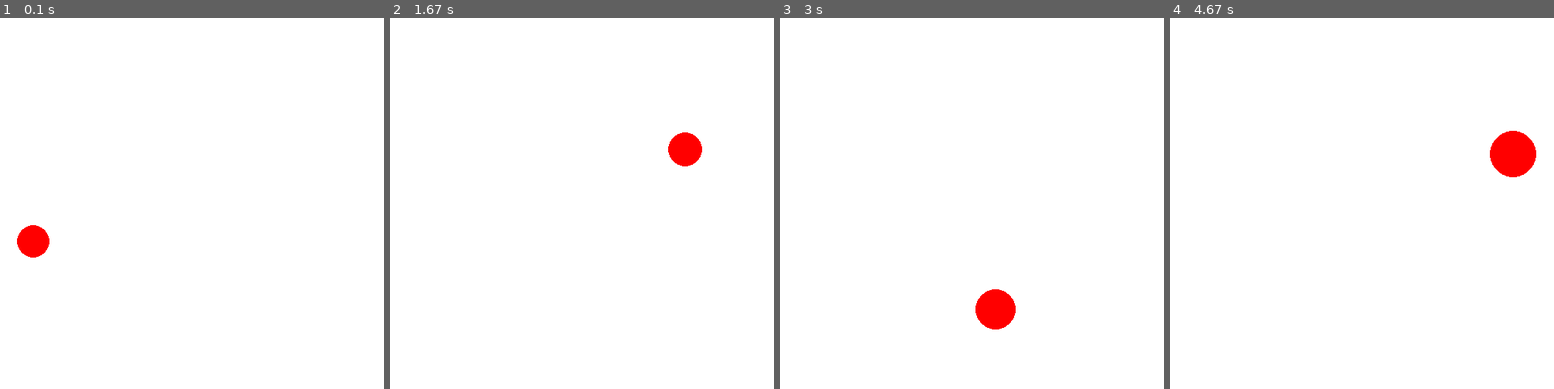
Above: before the commit, frames 1-4 (left to right).
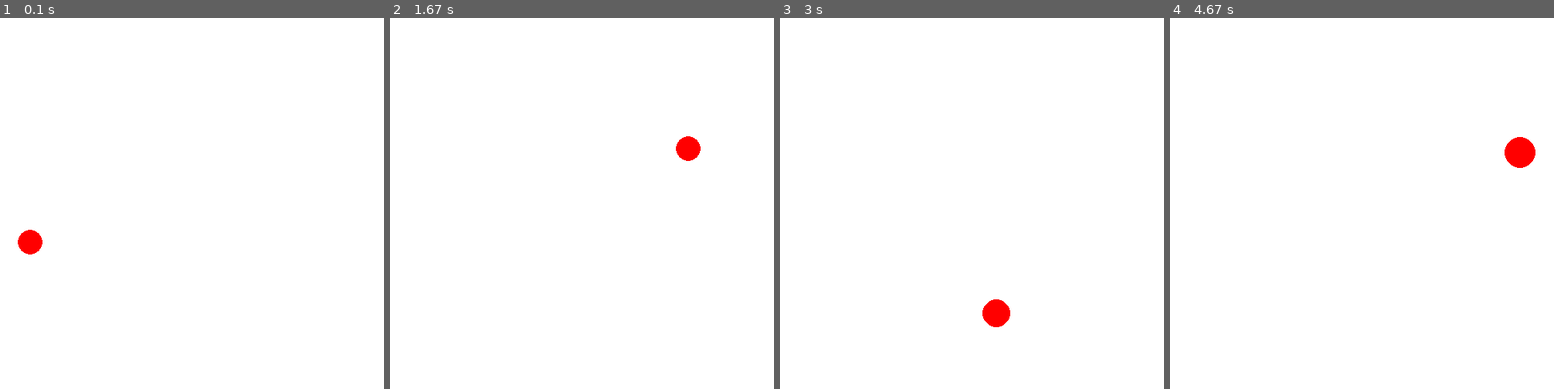
Above: after the commit, the same moments.

Repository: daliborstakic/fastclick-pygame
Game: pygame game, started from main.py
Same seed, same stepped clock (60 frames per second), same inputs: the game is played once before the commit and once after it.
Inputs (mouse positions are in pixels of both pictures, inside the frame that each line leads up to):
- Up to frame 1 (0.1 s): no input
- Up to frame 2 (1.67 s): click (420, 240) at 0.38 s; click (758, 296) at 0.72 s; click (608, 36) at 1.05 s; click (658, 158) at 1.38 s
- Up to frame 3 (3 s): click (1079, 147) at 1.72 s; click (845, 281) at 2.05 s; click (1033, 333) at 2.38 s; click (964, 181) at 2.72 s
- Up to frame 4 (4.67 s): click (1385, 314) at 3.05 s; click (1258, 95) at 3.38 s; click (1527, 69) at 3.72 s; click (1312, 210) at 4.05 s; click (1338, 318) at 4.38 s

The runs differ from the first frame. In frame 1, 0.2% of the frame differs, in the area x 4-13%, y 55-65%; in frame 2, 0.3%; in frame 3, 0.5%; in frame 4, 0.7%, in the area x 83-96%, y 30-43%.

Commit message:
Change radius values
The numbers were too high so the circles were kinda big.:

Diff:
--- a/main.py
+++ b/main.py
@@ -32,7 +32,7 @@
     """ Returns a circle on a random location """
 
     # Circle parameters
-    radius = randint(10, 30)
+    radius = randint(10, 20)
 
     x = randint(radius, WIDTH - radius)
     y = randint(radius, WIDTH - radius)
